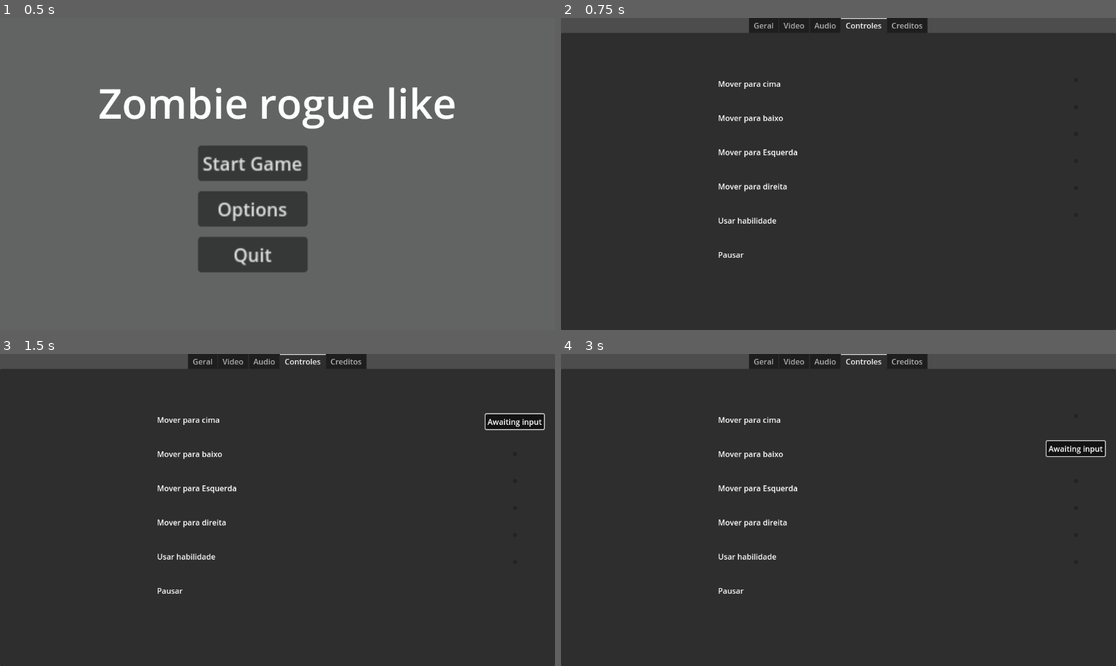
Above: before the commit, frames 1-4 (two rows, left to right).
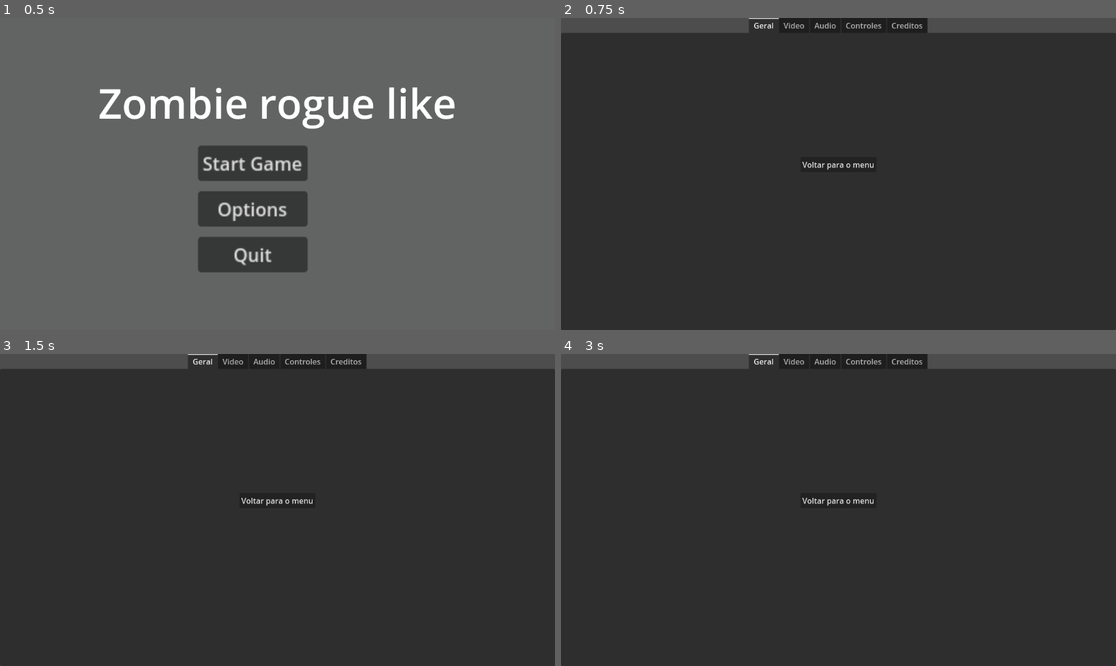
Above: after the commit, the same moments.

Repository: Kennykiller36/project-rogue-zombie
Game: Godot game, scene res://scenes/main_menu_scene/main_menu.tscn
The game is run twice, just before and just after one commit, with the same random seed, the same clock (stepped at 60 frames per second) and the same inputs.
Inputs (mouse positions are in pixels of both pictures, inside the frame that each line leads up to):
- Up to frame 1 (0.5 s): no input
- Up to frame 2 (0.75 s): click "Options" at 0.5 s
- Up to frame 3 (1.5 s): click (516, 416) at 1.27 s
- Up to frame 4 (3 s): click (1077, 422) at 2 s, where only the run before the commit has a clickable "Awaiting input"; click (1077, 444) at 2.77 s

Frame 1 is identical in both runs. In frame 2, 1.0% of the frame differs, in the area x 28-59%, y 0-77%; in frame 3, 1.5%; in frame 4, 1.5%, in the area x 28-99%, y 0-77%.

Commit message:
Update options_menu.tscn

Diff:
--- a/scenes/options_menu_scene/options_menu.tscn
+++ b/scenes/options_menu_scene/options_menu.tscn
@@ -22,10 +22,9 @@
 grow_horizontal = 2
 grow_vertical = 2
 tab_alignment = 1
-current_tab = 3
+current_tab = 0
 
 [node name="Geral" type="TabBar" parent="TabContainer"]
-visible = false
 layout_mode = 2
 metadata/_tab_index = 0
 
@@ -172,6 +171,7 @@
 value = 1.0
 
 [node name="Controles" type="TabBar" parent="TabContainer"]
+visible = false
 layout_mode = 2
 metadata/_tab_index = 3
 
